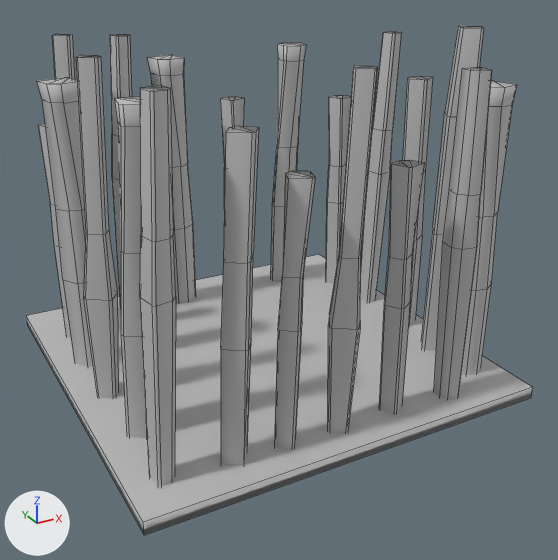
What one commit did to the FBX model Assets/3D/staticMeshes/Enviroment/SM_WBT_courtCage_low.fbx.
Both versions are drawn from a camera (50 mm lens) standing at (-5.0, -17.0, 15.5) and looking at (7.8, 6.2, 3.9). The lights are fixed; the arrows at lower left show +X, +Y and +Z. The picture after the commit comes second. Mesh edges are drawn as thin lines. Where no turn or scale is listed for an object, it has been applied to the vertices.

Objects in the first picture: 'SM_WBT_courtCage_low'.
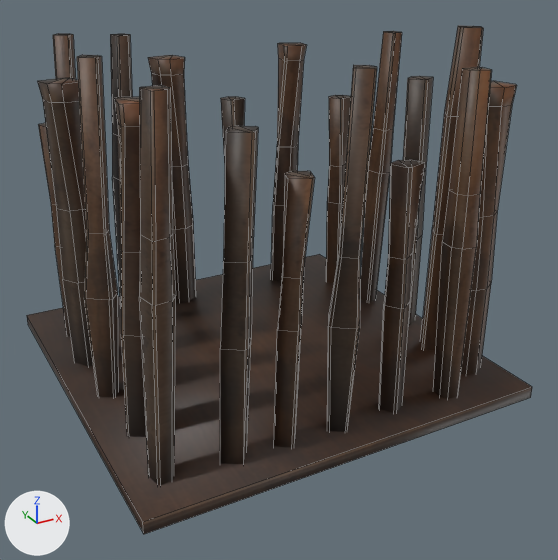
The newer file is also turned or shifted as a whole; pictures and numbers use the older file's frame.

What the commit changed:
Picture 'M_WBT_Cage_BaseColor.png' (img_m_wbt_cage_basecolor_png) is new.
Material 'Cage' (mat_cage) is new.
Its texture is img_m_wbt_cage_basecolor_png.
me_sm_wbt_courtcage_low is used by ob_sm_wbt_courtcage_low; location (0.0, 0.0, 0.0).
me_sm_wbt_courtcage_low had 599 vertices, 521 faces and spanned x 0.0..15.1, y 0.0..15.1, z 0.0..12.8.
me_sm_wbt_courtcage_low now has 599 vertices, 520 faces and spans x 0.0..15.1, y 0.0..15.1, z 0.0..12.8.
Part 1, on me_sm_wbt_courtcage_low:
5 vertices are removed from x 2.3..12.2, y 0.8..13.4, z 0.3..8.1.
24 faces are deleted.
4 vertices move within x 2.4..12.2, y 0.8..13.3, z 0.3..8.1.
5 vertices are added at (12.1, 0.8, 8.1), (2.7, 13.5, 6.7), (2.4, 13.1, 6.7), (9.6, 13.3, 4.5), (9.5, 1.1, 0.3).
23 new faces join them.
me_sm_wbt_courtcage_low part 2: 497 faces spanning x 0.0..15.1, y 0.0..15.1, z 0.0..12.8 switch from mat_m_wbt_courtcage (grey #bcbcbc) to mat_cage (picture img_m_wbt_cage_basecolor_png).

Boxes [x1, y1, x2, y2] around the edits, measured in the pictures (558 x 560 px; the box of a moved part takes in the faces that stretch with it):
'SM_WBT_courtCage_low', reshaped
    before: [26, 25, 533, 535]
    after: [27, 25, 532, 534]
part 1 of me_sm_wbt_courtcage_low, moved or reshaped
    before: [53, 35, 492, 413]
    after: [54, 35, 491, 413]
part 2 of me_sm_wbt_courtcage_low, recoloured (grey to brown)
    both: [27, 25, 532, 534]
